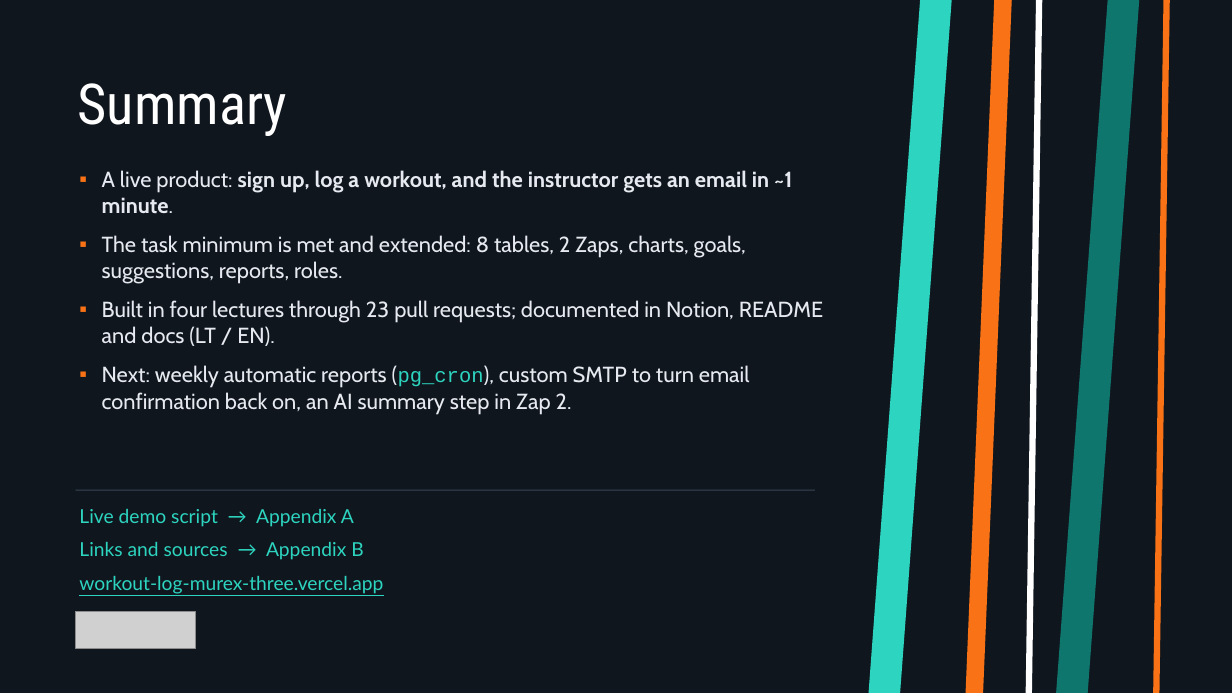
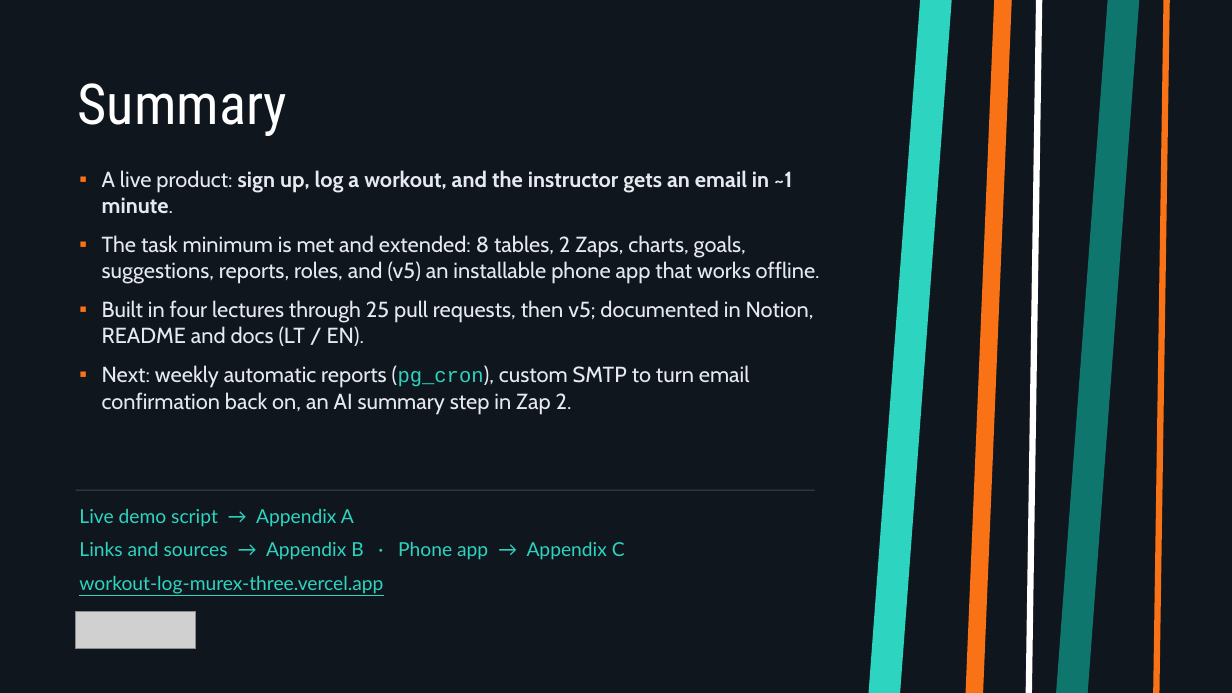
Before and after one commit to mse1987319-png/workout-log, a slide deck: slide 17 of _task/results/Logify_EN.pptx (slide 15 before the commit). Drawn at 1232x693 pixels with LibreOffice and Linux fonts; fonts in the diff are those of the drawing; grey boxes stand for pictures. Boxes give left, top, right and bottom in pixels: in the first picture for what was removed or moved away, otherwise in the second. Text is boxed around its words. In the diff, an @@ line names an element or a change of style, - is before the commit and + after.

```diff
--- a/_task/results/Logify_EN.pptx
+++ b/_task/results/Logify_EN.pptx
@@ text at <box>102,235,820,346</box>: text changed @@
-▪ The task minimum is met and extended: 8 tables, 2 Zaps, charts, goals, suggestions, reports, roles.
-▪ Built in four lectures through 23 pull requests; documented in Notion, README and docs (LT / EN).
+▪ The task minimum is met and extended: 8 tables, 2 Zaps, charts, goals, suggestions, reports, roles, and (v5) an installable phone app that works offline.
+▪ Built in four lectures through 25 pull requests, then v5; documented in Notion, README and docs (LT / EN).
@@ text at <box>79,542,625,560</box>: text changed @@
-Links and sources → Appendix B
+Links and sources → Appendix B · Phone app → Appendix C
```
Also in this commit, not shown: 34 other slides changed, 8 slides added, 2 other files.
